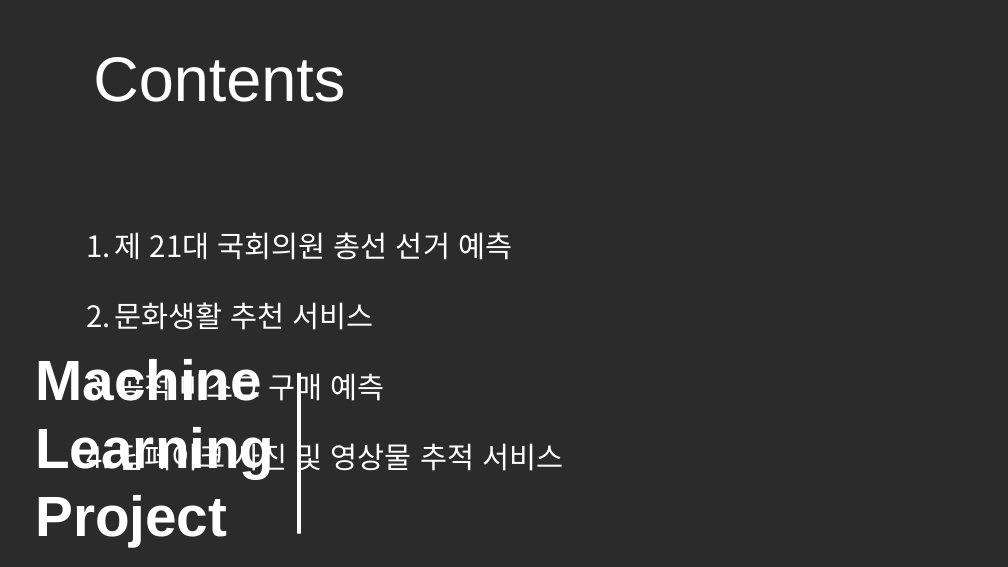
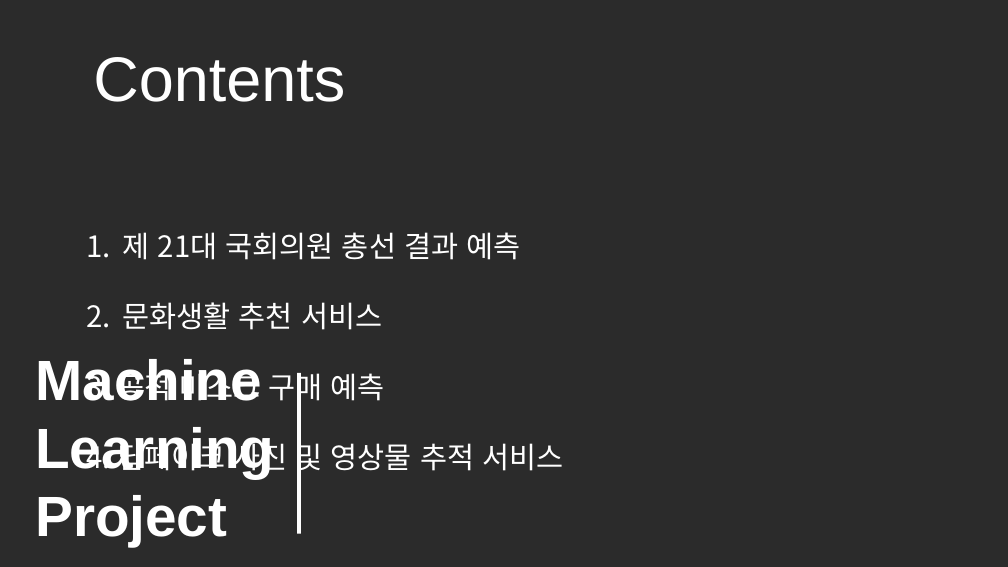
Before and after one commit to drhee0919/Rhee, a slide deck: slide 2 of 주제 발표.pptx. Drawn at 1008x567 pixels with LibreOffice and Linux fonts; fonts in the diff are those of the drawing; background and template pictures are left out; a plain dark background stands for a picture behind light text. Boxes give left, top, right and bottom in pixels: in the first picture for what was removed or moved away, otherwise in the second. Text is boxed around its words. In the diff, an @@ line names an element or a change of style, - is before the commit and + after.

```diff
--- a/주제 발표.pptx
+++ b/주제 발표.pptx
@@ text at (x1=123, y1=232, x2=520, y2=260): text changed @@
-1. 제 21대 국회의원 총선 선거 예측
+1. 제 21대 국회의원 총선 결과 예측
```
Also in this commit, not shown: 2 slides added.
